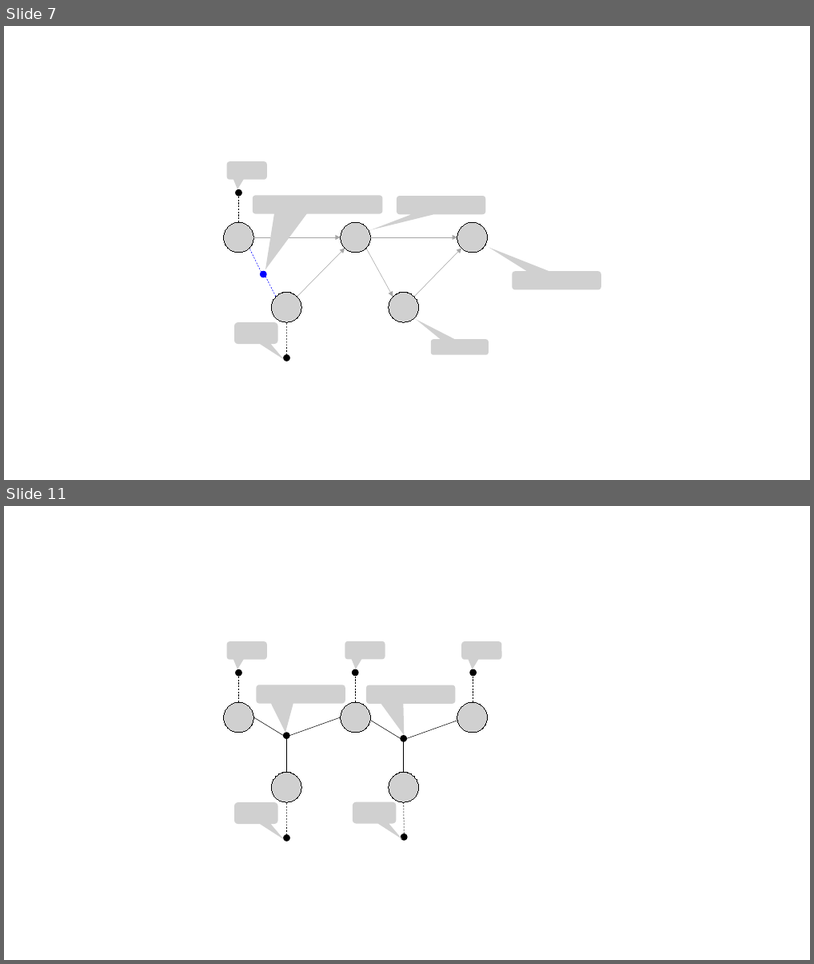
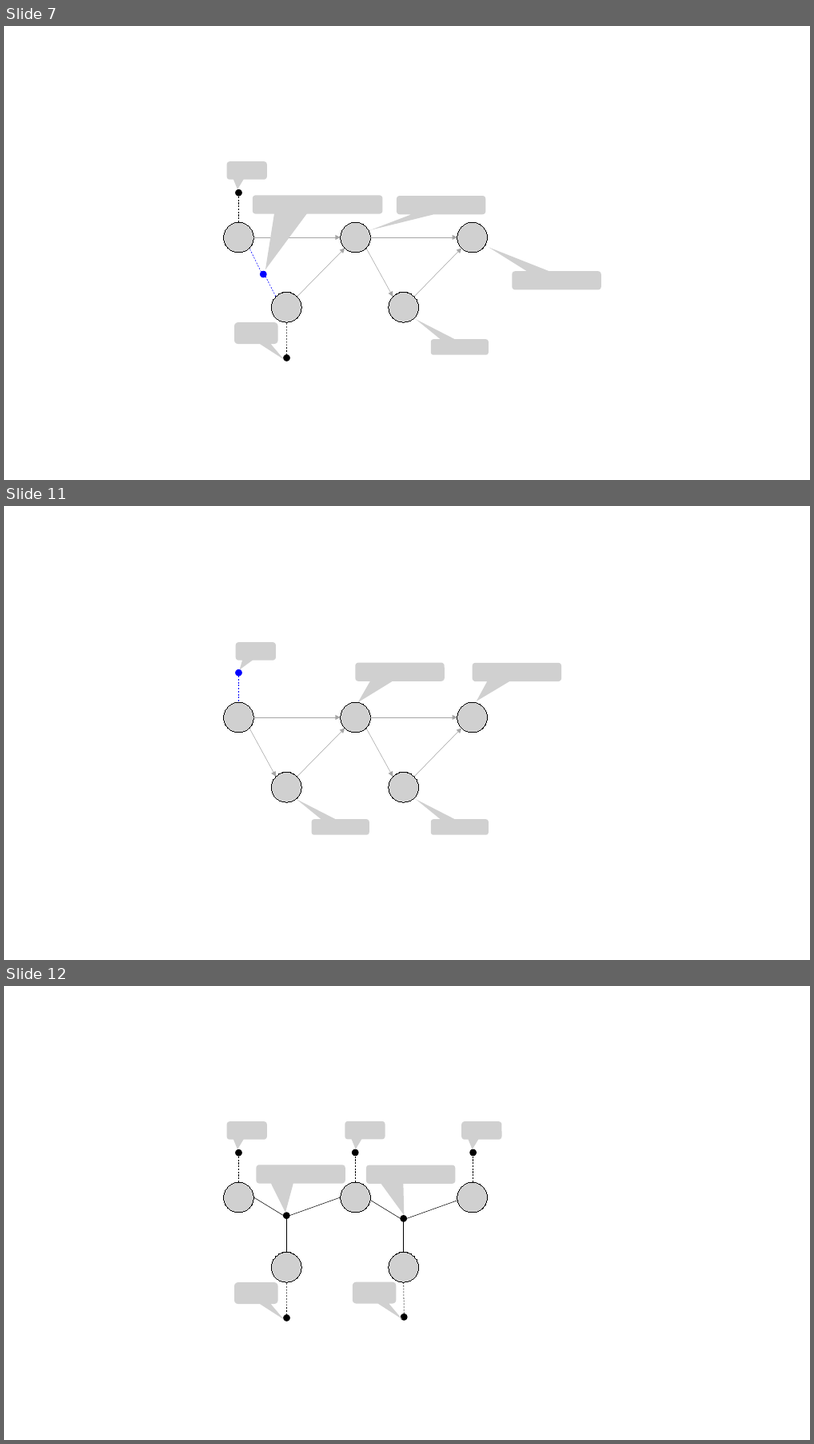
Before and after one commit to borglab/gtsam.org, a slide deck: assets/images/lqr_control/Elimination.pptx. Shown one above the other, each under a label of ours: slides 7 and 11 before the commit, slides 7, 11 and 12 after it; the slides between them are not shown. The pictures are 814x964 and 814x1444 pixels, drawn with LibreOffice and Linux fonts; fonts in the diff are those of the drawing; grey boxes stand for pictures. Boxes give left, top, right and bottom in pixels: in the first picture for what was removed or moved away, otherwise in the second. Text is boxed around its words. In the diff, an @@ line names an element or a change of style, - is before the commit and + after.

```diff
--- a/assets/images/lqr_control/Elimination.pptx
+++ b/assets/images/lqr_control/Elimination.pptx
@@ slide 11 added at (x1=4, y1=506, x2=810, y2=960), background #FFFFFF @@
@@ picture added at (x1=236, y1=642, x2=276, y2=660) @@
@@ ellipse added at (x1=236, y1=670, x2=242, y2=676), fill #0000FF, outline #0000FF 1 pt @@
@@ picture added at (x1=355, y1=663, x2=445, y2=681) @@
@@ picture added at (x1=473, y1=663, x2=562, y2=681) @@
@@ line added from (238, 676) to (238, 702), #0000FF 0.5 pt dashed @@
@@ picture added at (x1=223, y1=702, x2=254, y2=732) @@
@@ arrow added from (254, 717) to (340, 717), #A5A5A5 0.5 pt @@
@@ picture added at (x1=340, y1=702, x2=370, y2=732) @@
@@ arrow added from (370, 717) to (458, 717), #A5A5A5 0.5 pt @@
@@ picture added at (x1=458, y1=702, x2=488, y2=732) @@
@@ arrow added from (250, 728) to (276, 776), #A5A5A5 0.5 pt @@
@@ arrow added from (298, 776) to (345, 728), #A5A5A5 0.5 pt @@
@@ arrow added from (366, 728) to (393, 776), #A5A5A5 0.5 pt @@
@@ arrow added from (414, 776) to (462, 728), #A5A5A5 0.5 pt @@
@@ picture added at (x1=271, y1=772, x2=302, y2=803) @@
@@ picture added at (x1=389, y1=772, x2=419, y2=803) @@
@@ picture added at (x1=312, y1=819, x2=370, y2=835) @@
@@ picture added at (x1=431, y1=819, x2=489, y2=835) @@
@@ what was slide 11 is now slide 12 @@
```
Also in this commit, not shown: 2 slides changed, 7 other files.
